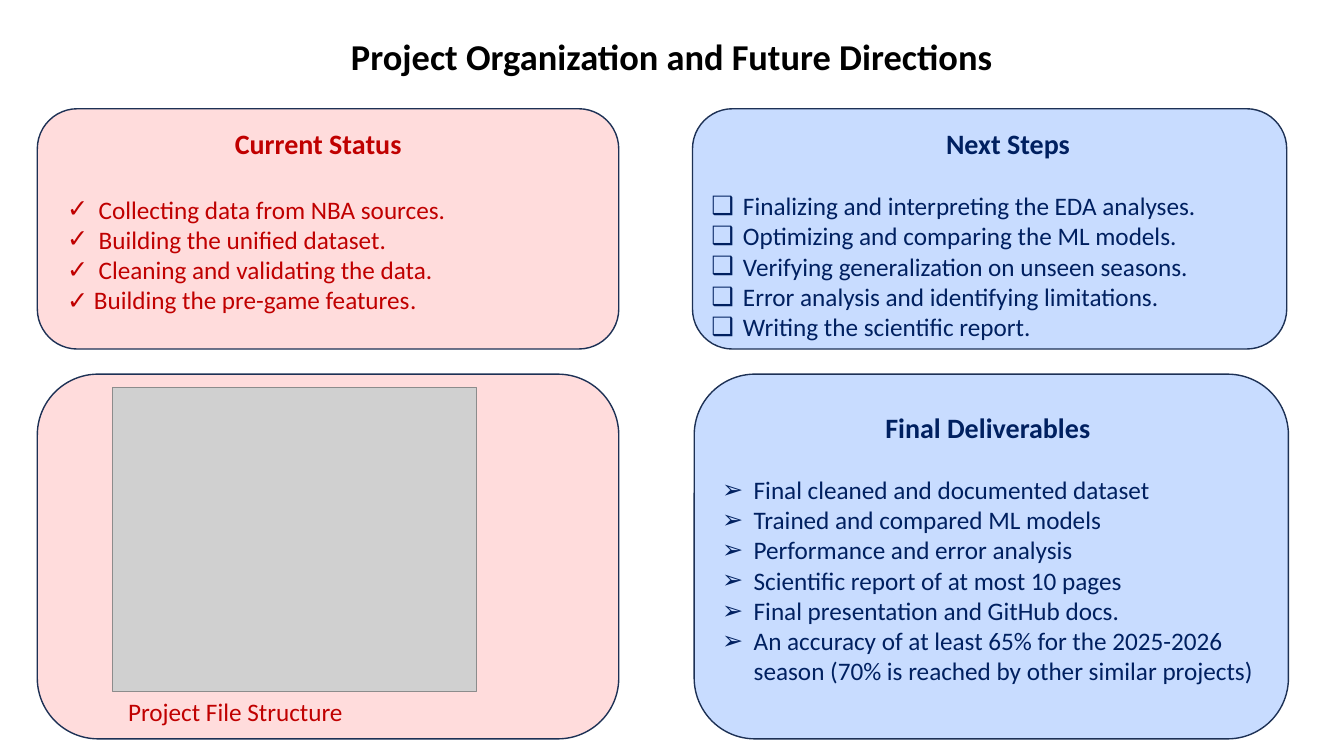
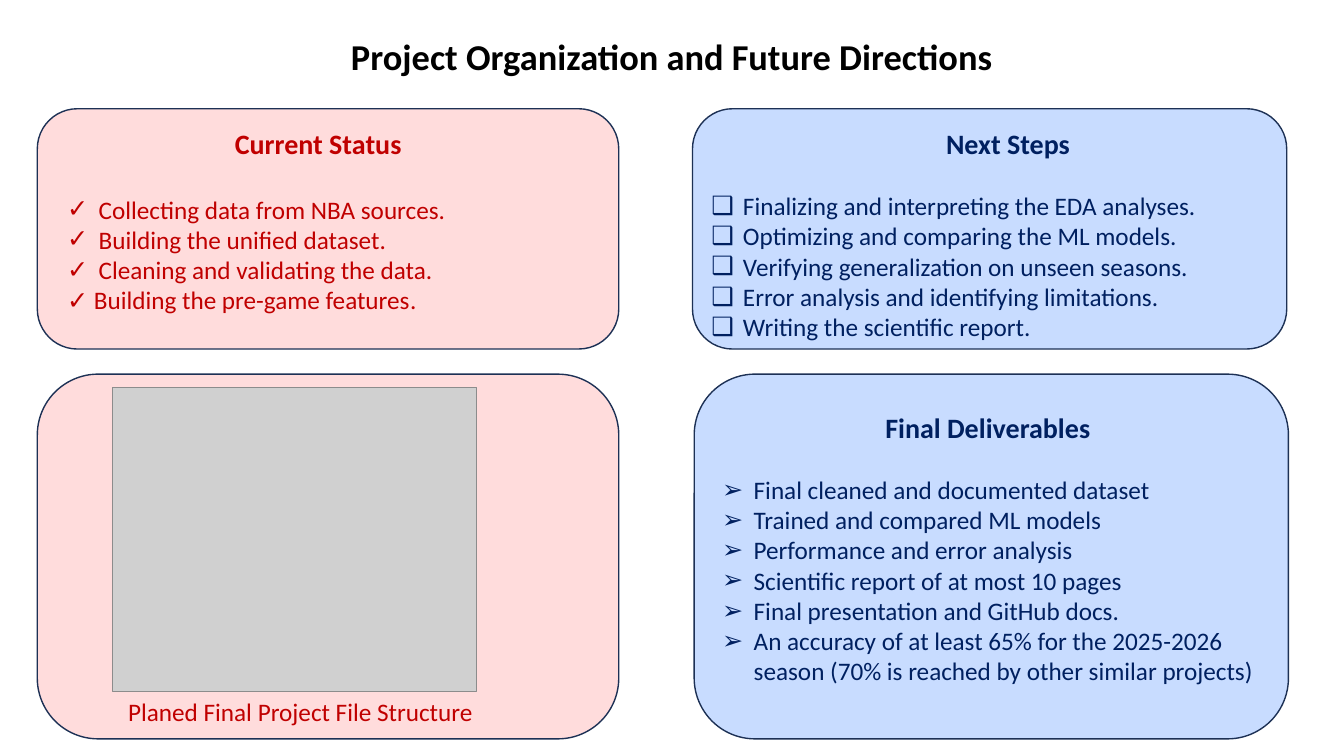
Before and after one commit to Dragos112358/Prezicere_meciuri_NBA, a slide deck: slide 7 of docs/Etapa_1/Prezentari_executabil/Prezentare_etapa_1_eng.ppsx. Drawn at 1344x756 pixels with LibreOffice and Linux fonts; fonts in the diff are those of the drawing; grey boxes stand for pictures. Boxes give left, top, right and bottom in pixels: in the first picture for what was removed or moved away, otherwise in the second. Text is boxed around its words. In the diff, an @@ line names an element or a change of style, - is before the commit and + after.

```diff
--- a/docs/Etapa_1/Prezentari_executabil/Prezentare_etapa_1_eng.ppsx
+++ b/docs/Etapa_1/Prezentari_executabil/Prezentare_etapa_1_eng.ppsx
@@ text at <box>128,703,472,726</box>: text changed @@
-Project File Structure
+Planed Final Project File Structure
```
Also in this commit, not shown: 3 other slides changed, 3 other files.
